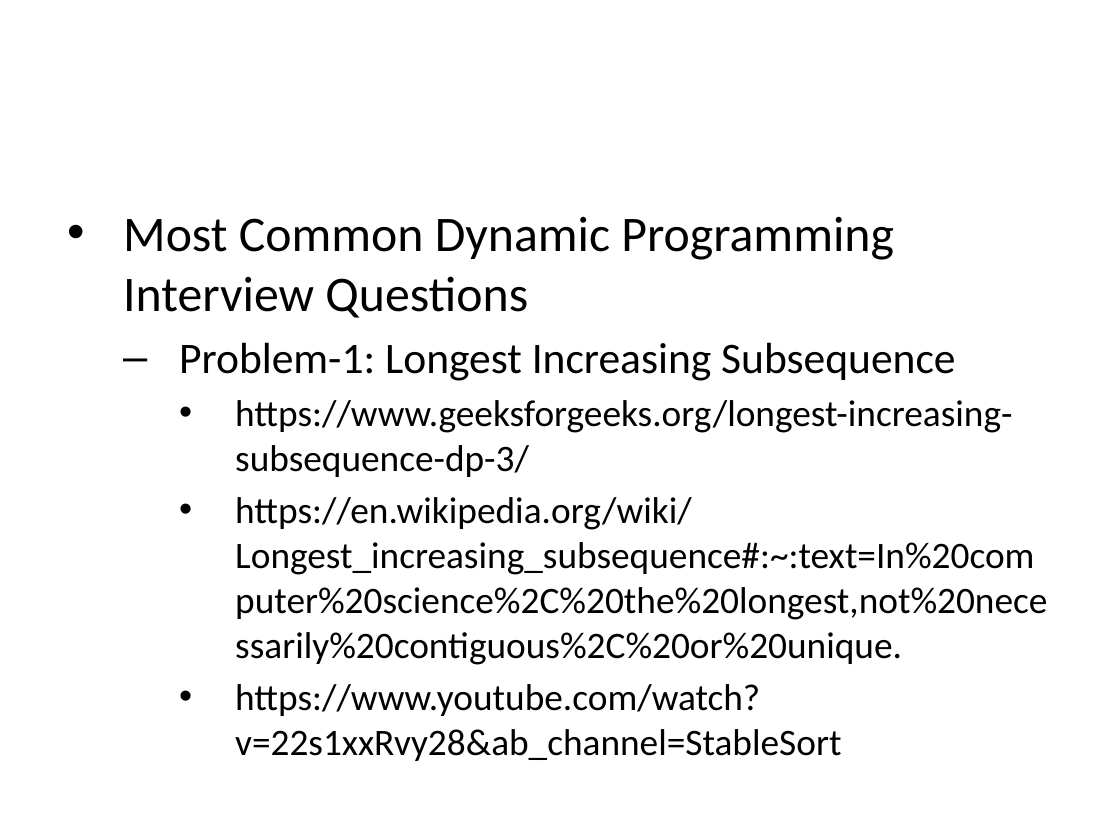
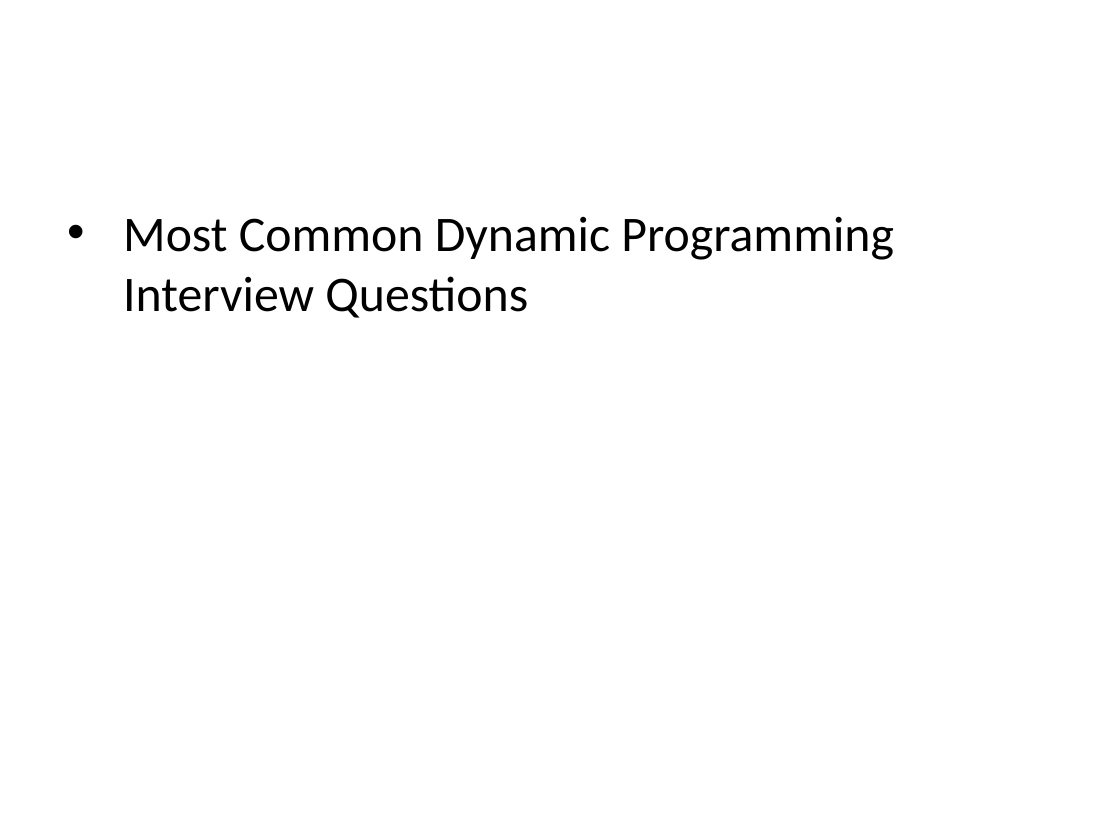
Before and after one commit to ucoruh/ce100-algorithms-and-programming-II, a slide deck: slide 9 of docs/week-6/ce100-week-6-lcs.md_word.pptx (slide 8 before the commit). Drawn at 1120x840 pixels with LibreOffice and Linux fonts; fonts in the diff are those of the drawing. Boxes give left, top, right and bottom in pixels: in the first picture for what was removed or moved away, otherwise in the second. Text is boxed around its words. In the diff, an @@ line names an element or a change of style, - is before the commit and + after.

```diff
--- a/docs/week-6/ce100-week-6-lcs.md_word.pptx
+++ b/docs/week-6/ce100-week-6-lcs.md_word.pptx
@@ text at [179, 342, 1047, 761]: paragraphs removed @@
-  – Problem-1: Longest Increasing Subsequence
-    • https://www.geeksforgeeks.org/longest-increasing-subsequence-dp-3/
-    • https://en.wikipedia.org/wiki/Longest_increasing_subsequence#:~:text=In%20computer%20science%2C%20the%20longest,not%20necessarily%20contiguous%2C%20or%20unique.
-    • https://www.youtube.com/watch?v=22s1xxRvy28&ab_channel=StableSort
```
Also in this commit, not shown: 1 other slide changed, 71 slides added, 1 slide removed, 38 other files.
